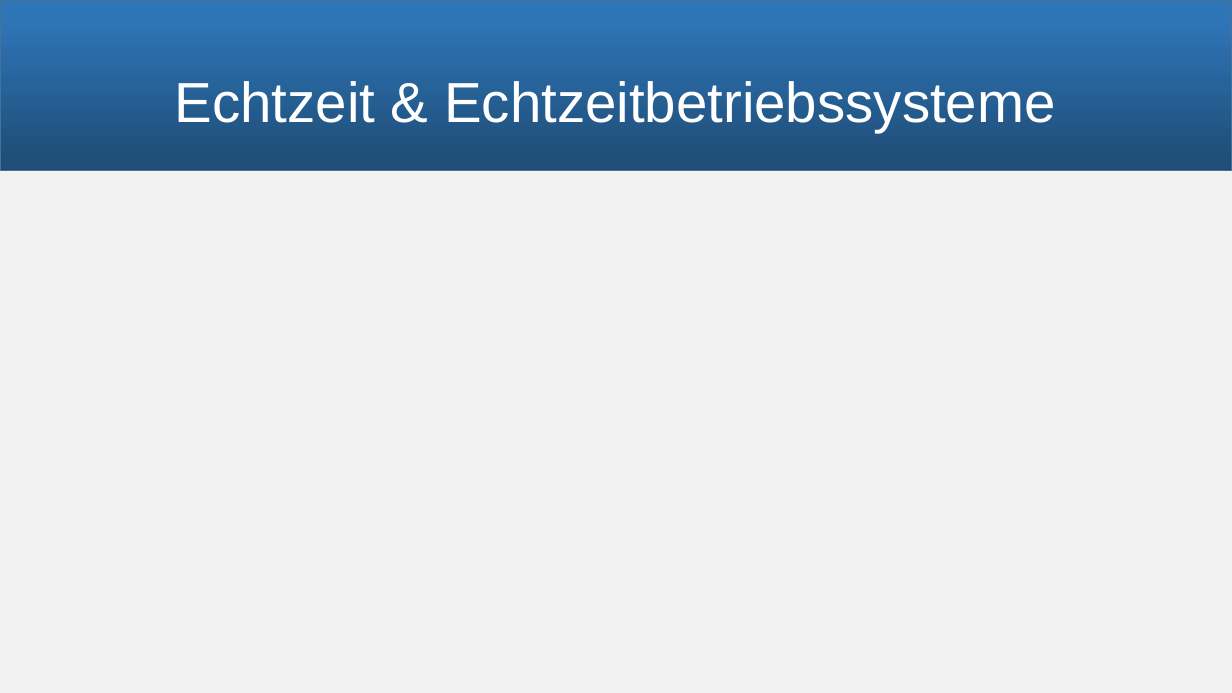
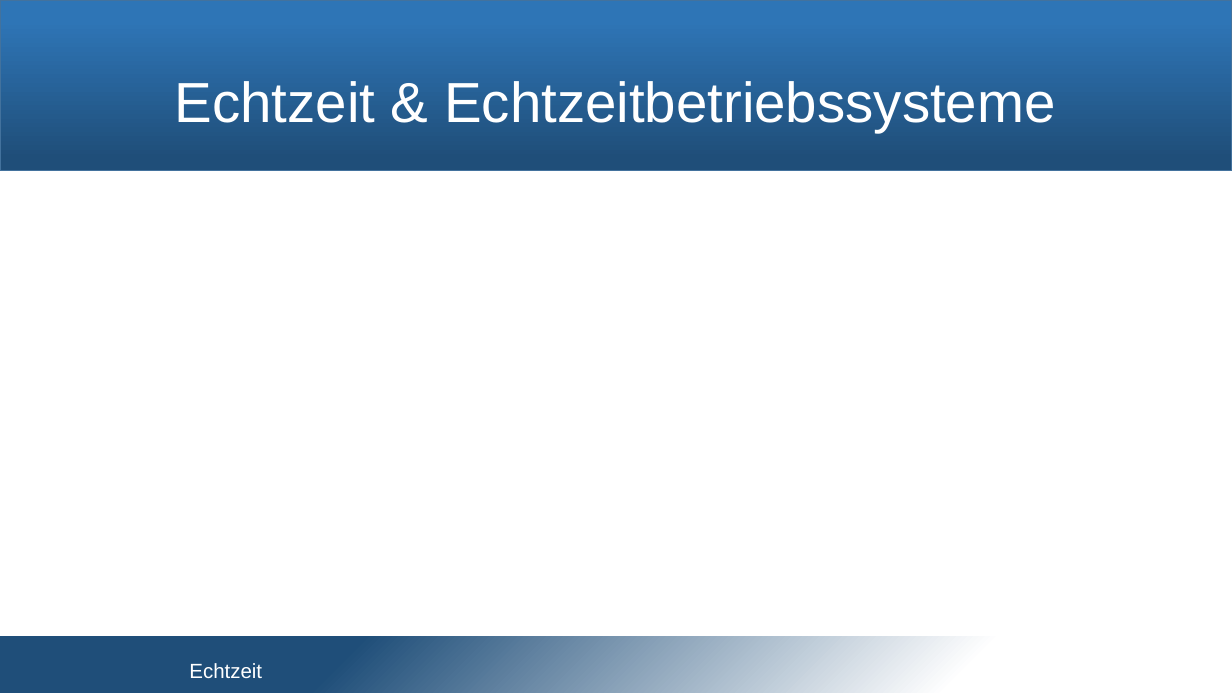
Before and after one commit to snobz/Seminar_BS_2017, a slide deck: slide 2 of Päsi/Seminar Betriebssysteme.pptx. Drawn at 1232x693 pixels with LibreOffice and Linux fonts; fonts in the diff are those of the drawing; background and template pictures are left out. Boxes give left, top, right and bottom in pixels: in the first picture for what was removed or moved away, otherwise in the second. Text is boxed around its words. In the diff, an @@ line names an element or a change of style, - is before the commit and + after.

```diff
--- a/Päsi/Seminar Betriebssysteme.pptx
+++ b/Päsi/Seminar Betriebssysteme.pptx
@@ background #F2F2F2 to #FFFFFF @@
@@ rectangle added at [0,636,1232,693], fill gradient #FFFFFF to #1F4E79 @@
@@ text added at [189,663,262,678], 16 pt, text #FFFFFF @@
+Echtzeit
```
Also in this commit, not shown: 10 other slides changed, 1 other file.
